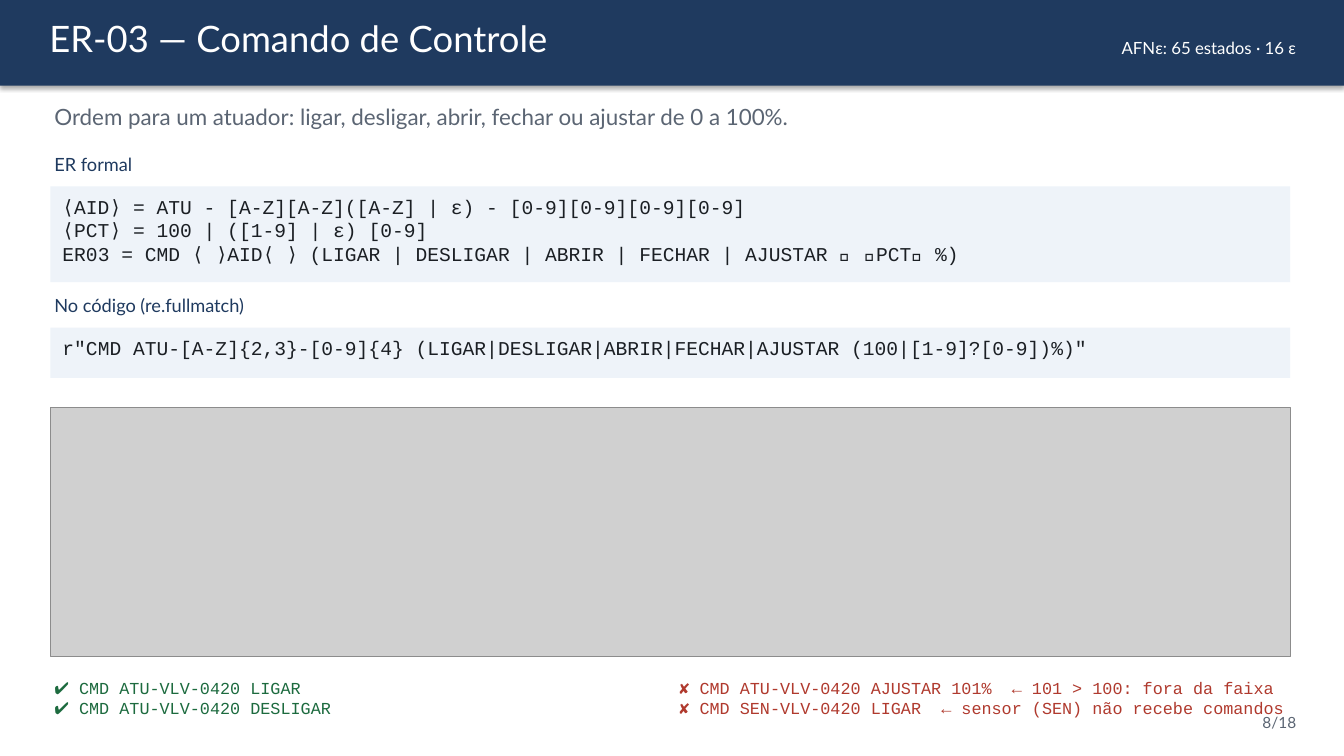
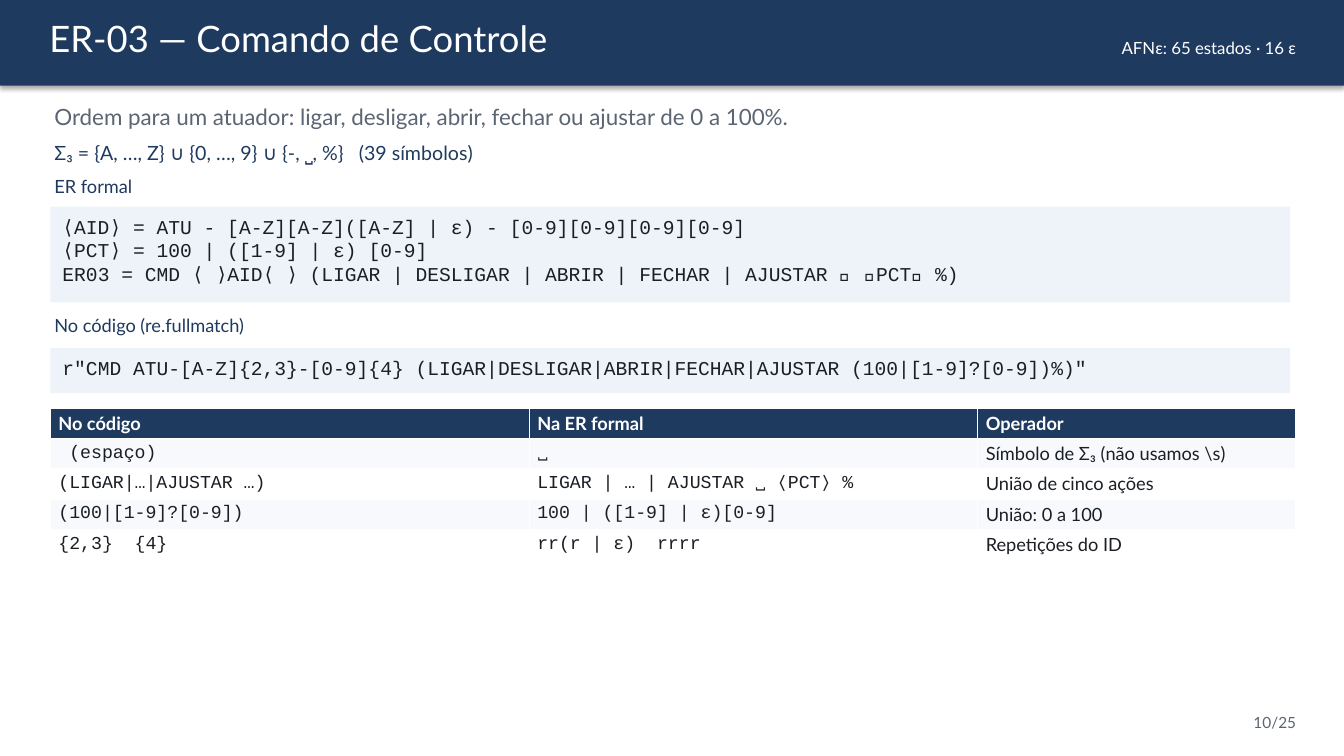
Before and after one commit to cauebarroso/Auditor-de-sensores-industriais-com-express-es-regulares, a slide deck: slide 10 of docs/Apresentacao.pptx (slide 8 before the commit). Drawn at 1344x756 pixels with LibreOffice and Linux fonts; fonts in the diff are those of the drawing; grey boxes stand for pictures. Boxes give left, top, right and bottom in pixels: in the first picture for what was removed or moved away, otherwise in the second. Text is boxed around its words. In the diff, an @@ line names an element or a change of style, - is before the commit and + after.

```diff
--- a/docs/Apresentacao.pptx
+++ b/docs/Apresentacao.pptx
@@ text added at (54,145,473,163), 14 pt, text #1F3A5F @@
+Σ₃ = {A, …, Z} ∪ {0, …, 9} ∪ {-, ⎵, %} (39 símbolos)
@@ text "ER formal": place and size @@
-text "ER formal" at (54,157,132,171)
+text "ER formal" at (54,179,132,193)
@@ rectangle "⟨AID⟩ = ATU - [A-Z][A-Z]([A-Z] ...": place and size @@
-rectangle "⟨AID⟩ = ATU - [A-Z][A-Z]([A-Z] ..." at (50,187,1291,282)
+rectangle "⟨AID⟩ = ATU - [A-Z][A-Z]([A-Z] ..." at (50,207,1291,302)
@@ text "No código (re.fullmatch)": place and size @@
-text "No código (re.fullmatch)" at (54,298,244,316)
+text "No código (re.fullmatch)" at (54,318,244,336)
@@ rectangle "r"CMD ATU-[A-Z]{2,3}-[0-9]{4} (LIGAR|DESLIGAR|ABRIR|FECHAR|A ...": place and size @@
-rectangle "r"CMD ATU-[A-Z]{2,3}-[0-9]{4} (LIGAR|DESLIGAR|ABRIR|FECHAR|A ..." at (50,328,1291,378)
+rectangle "r"CMD ATU-[A-Z]{2,3}-[0-9]{4} (LIGAR|DESLIGAR|ABRIR|FECHAR|A ..." at (50,348,1291,393)
@@ picture removed at (50,407,1291,656) @@
@@ table added at (50,408,1296,560), 5 rows, 3 columns @@
+No código | Na ER formal | Operador
+(espaço) | ⎵ | Símbolo de Σ₃ (não usamos \s)
+(LIGAR|…|AJUSTAR …) | LIGAR | … | AJUSTAR ⎵ ⟨PCT⟩ % | União de cinco ações
+(100|[1-9]?[0-9]) | 100 | ([1-9] | ε)[0-9] | União: 0 a 100
+{2,3} {4} | rr(r | ε) rrrr | Repetições do ID
@@ text removed at (79,682,331,714) @@
-✔ CMD ATU-VLV-0420 LIGAR
-✔ CMD ATU-VLV-0420 DESLIGAR
@@ text removed at (700,682,1284,719) @@
-✘ CMD ATU-VLV-0420 AJUSTAR 101% ← 101 > 100: fora da faixa
-✘ CMD SEN-VLV-0420 LIGAR ← sensor (SEN) não recebe comandos
@@ text at (1253,717,1296,729): text changed @@
-8/18
+10/25
```
Also in this commit, not shown: 15 other slides changed, 7 slides added, 19 other files.
